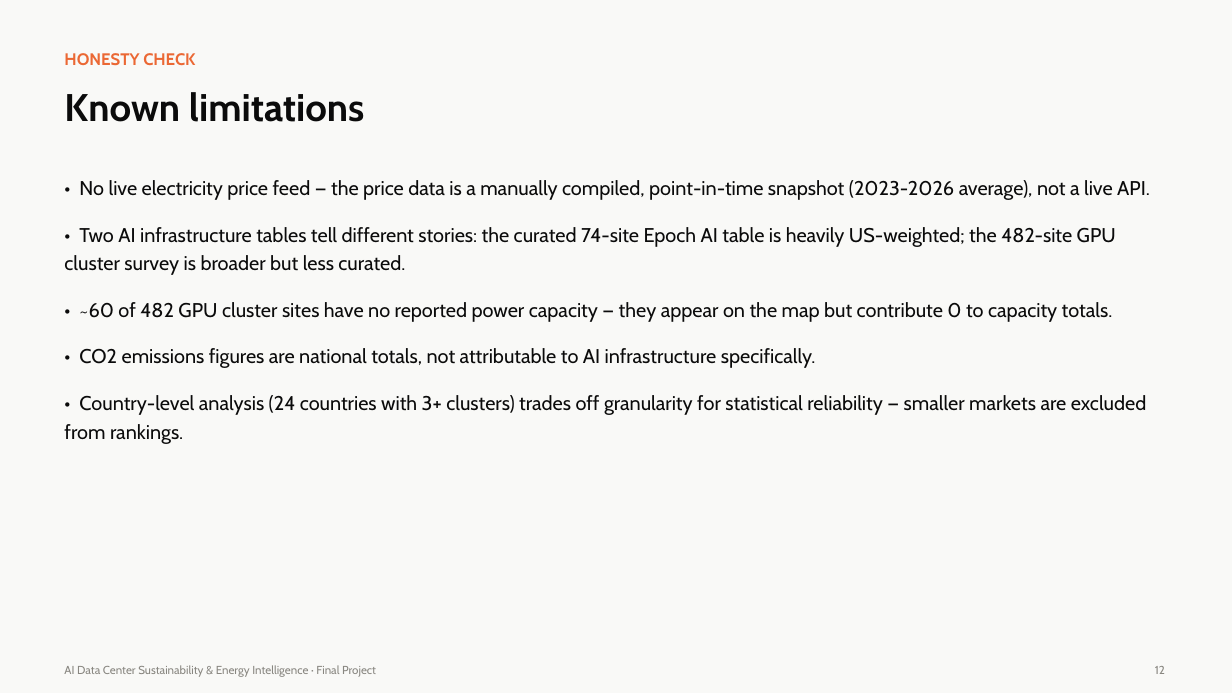
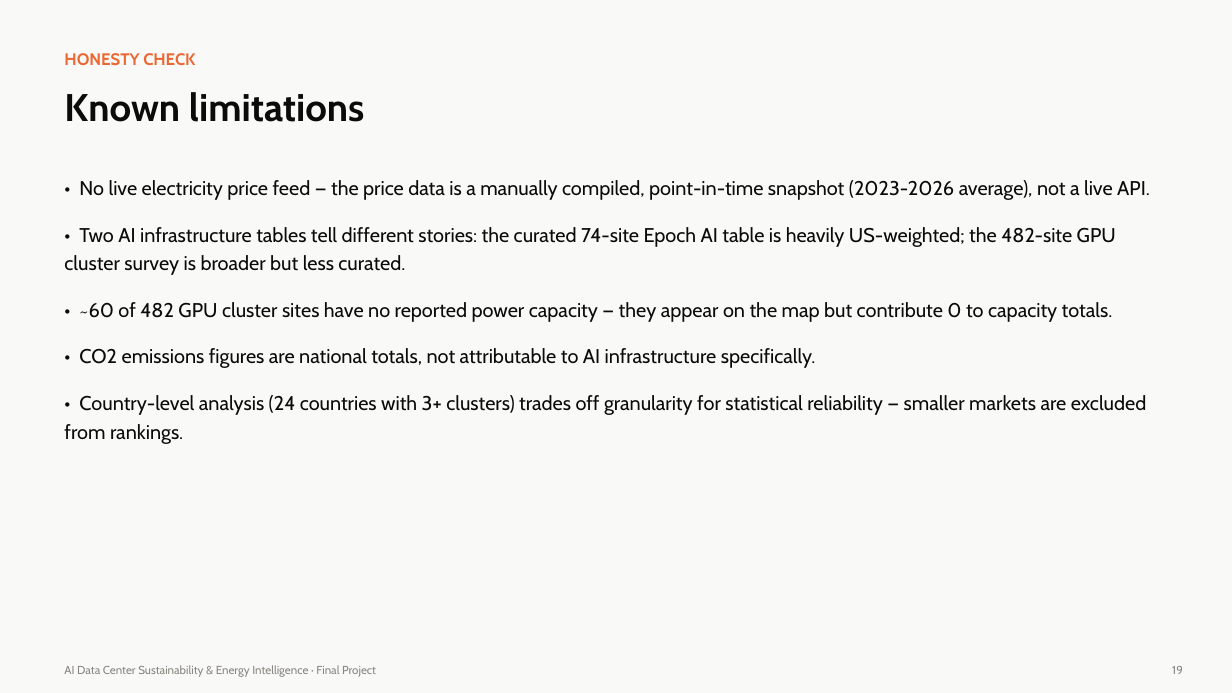
Before and after one commit to manya-25/AI_Data_Centers_Analytics, a slide deck: slide 19 of presentation/AI_Data_Center_Sustainability_Presentation.pptx (slide 12 before the commit). Drawn at 1232x693 pixels with LibreOffice and Linux fonts; fonts in the diff are those of the drawing. Boxes give left, top, right and bottom in pixels: in the first picture for what was removed or moved away, otherwise in the second. Text is boxed around its words. In the diff, an @@ line names an element or a change of style, - is before the commit and + after.

```diff
--- a/presentation/AI_Data_Center_Sustainability_Presentation.pptx
+++ b/presentation/AI_Data_Center_Sustainability_Presentation.pptx
@@ text at [1172,666,1183,674]: text changed @@
-12
+19
```
Also in this commit, not shown: 12 other slides changed, 7 slides added, 1 other file.
